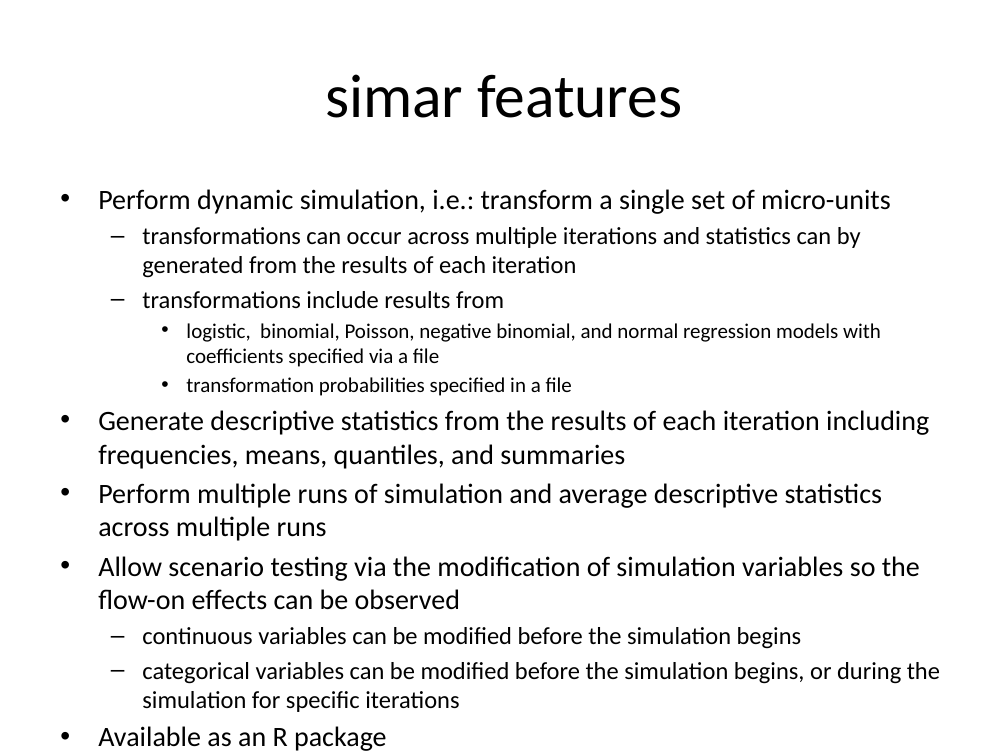
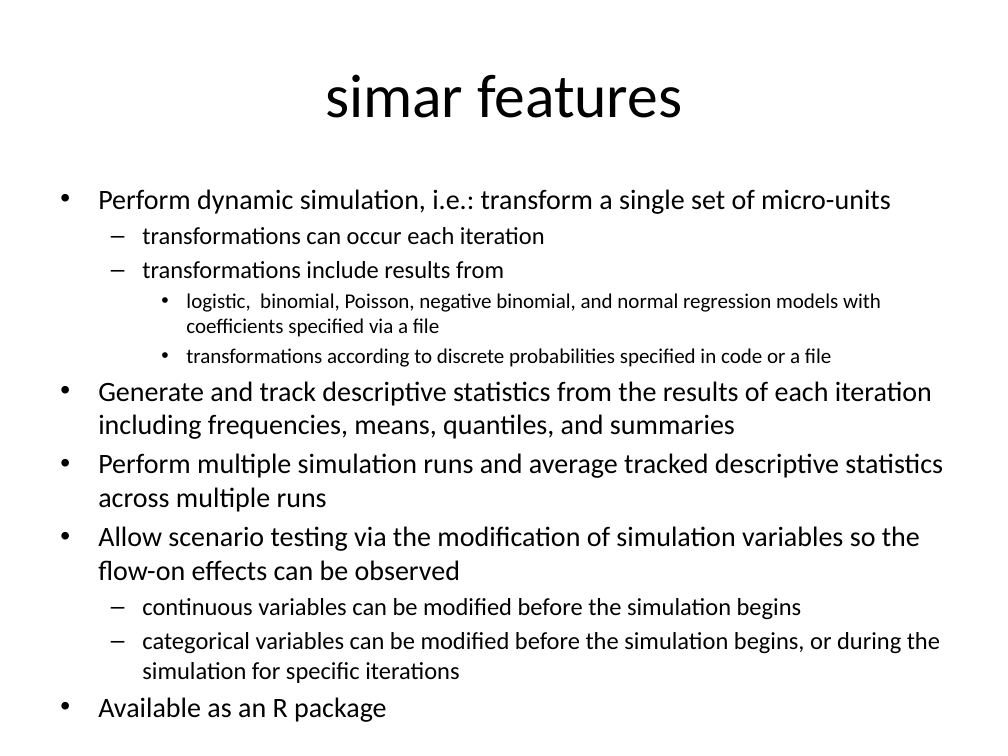
Before and after one commit to compassresearchcentre/simario, a slide deck: slide 3 of src/docs/Simar overview.pptx. Drawn at 1008x756 pixels with LibreOffice and Linux fonts; fonts in the diff are those of the drawing. Boxes give left, top, right and bottom in pixels: in the first picture for what was removed or moved away, otherwise in the second. Text is boxed around its words. In the diff, an @@ line names an element or a change of style, - is before the commit and + after.

Commit message:
nsort now sorts alpha only separately Simar overview.pptx grammar fixs

```diff
--- a/src/docs/Simar overview.pptx
+++ b/src/docs/Simar overview.pptx
@@ text at box(142, 227, 545, 244): text changed @@
-  – transformations can occur across multiple iterations and statistics can by generated from the results of each iteration
+  – transformations can occur each iteration
@@ text at box(98, 348, 943, 512): text changed @@
-    • transformation probabilities specified in a file
-• Generate descriptive statistics from the results of each iteration including frequencies, means, quantiles, and summaries
-• Perform multiple runs of simulation and average descriptive statistics across multiple runs
+    • transformations according to discrete probabilities specified in code or a file
+• Generate and track descriptive statistics from the results of each iteration including frequencies, means, quantiles, and summaries
+• Perform multiple simulation runs and average tracked descriptive statistics across multiple runs
```
Also in this commit, not shown: 3 other files.
